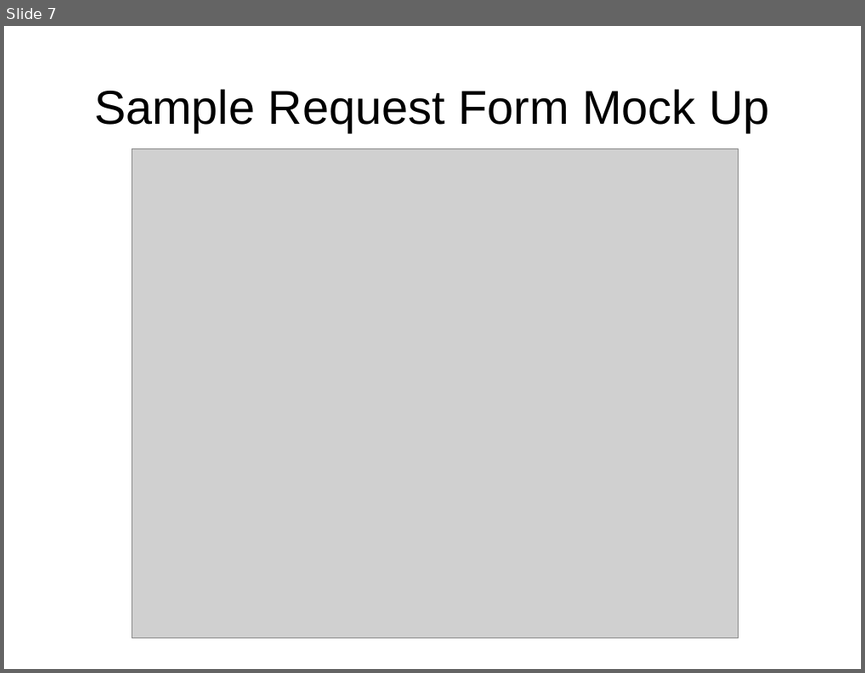
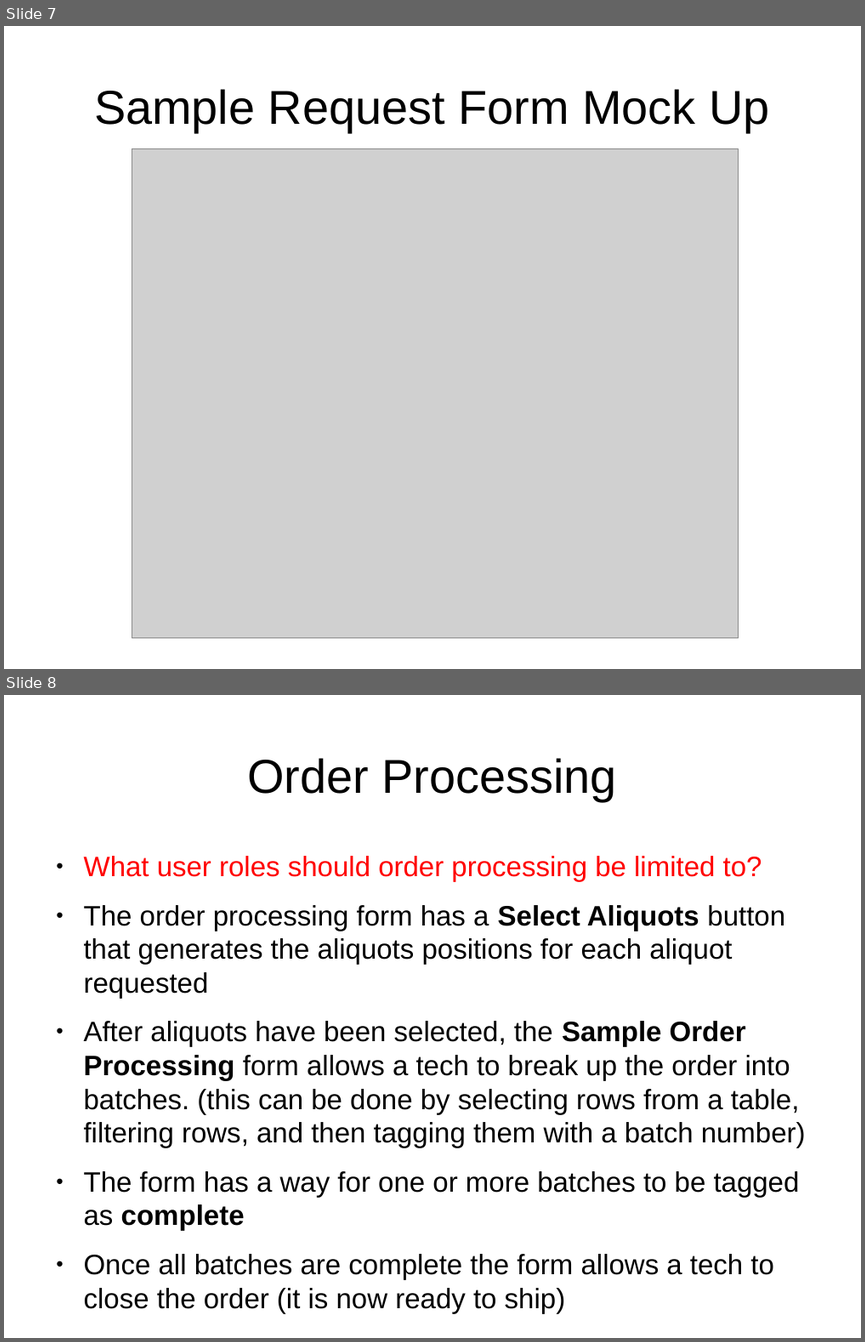
Before and after one commit to CBSR-Biobank/biobank, a slide deck: docs/sampleRequestFlowcharts.odp. Shown one above the other, each under a label of ours: slide 7 before the commit, slides 7 and 8 after it. The pictures are 865x673 and 865x1342 pixels, drawn with LibreOffice and Linux fonts; fonts in the diff are those of the drawing; grey boxes stand for pictures. Boxes give left, top, right and bottom in pixels: in the first picture for what was removed or moved away, otherwise in the second. Text is boxed around its words. In the diff, an @@ line names an element or a change of style, - is before the commit and + after.

Commit message:
more content for sample request feature

```diff
--- a/docs/sampleRequestFlowcharts.odp
+++ b/docs/sampleRequestFlowcharts.odp
@@ slide 8 added at [4, 695, 861, 1338], background #FFFFFF @@
@@ title added at [247, 758, 617, 801], 44 pt, text #000000 @@
+Order Processing
@@ text added at [84, 856, 806, 1280], 26 pt, text #000000 @@
+● What user roles should order processing be limited to?
+● The order processing form has a Select Aliquots button that generates the aliquots positions for each aliquot requested
+● After aliquots have been selected, the Sample Order Processing form allows a tech to break up the order into batches. (this can be done by selecting rows from a table, filtering rows, and then tagging them with a batch number)
+● The form has a way for one or more batches to be tagged as complete
+● Once all batches are complete the form allows a tech to close the order (it is now ready to ship)
```
Also in this commit, not shown: 2 slides changed, 4 other slides added.
